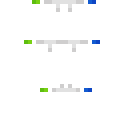
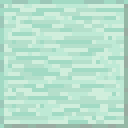
The second 128x128 image is a revision of the first. Changes to its layers:
renamed "Rectangle 1" to "gunmetal base copy 2", moved it above "decor teams multiteam", painted on it over [0, 0, 128, 128]
removed layer "Layer 4" over [32, 0, 96, 12]
renamed "Layer 5" to "decor teams multiteam", hid it, painted on it over [24, 0, 100, 92]
